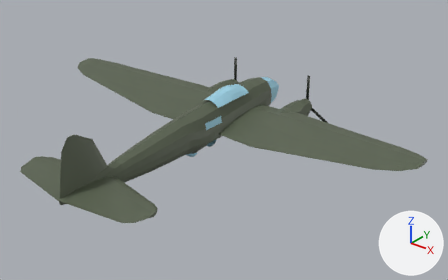
Renders of the glTF model models-src/he111_lod2.glb from each side of a commit.
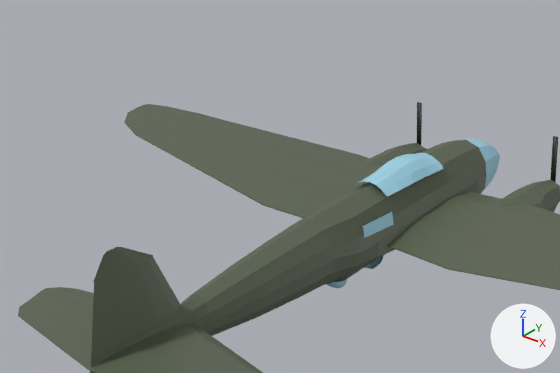
There are two pictures of each version: one whole from a camera (50 mm lens) standing at (19.5, -26.2, 13.7) and looking at (1.7, -3.9, -0.1), one close up on the part from 2% to 69% of the width and 1% to 72% of the height. Lighting does not change. The marker at lower right points along +X, +Y and +Z. The last two pictures show the newer version. Vertices at exactly the same position are counted once.

The first close-up shows 'HE111_Canopy', 'HE111_Fin', 'HE111_FinTip', 'HE111_Fuselage', 'HE111_NacL', 'HE111_NacR', 'HE111_Tailplane', 'HE111_Wing' and 4 more.
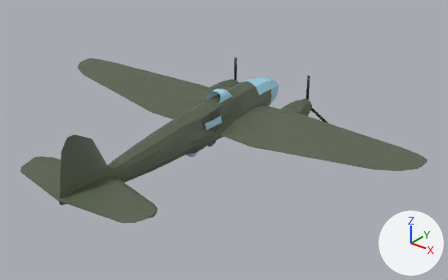
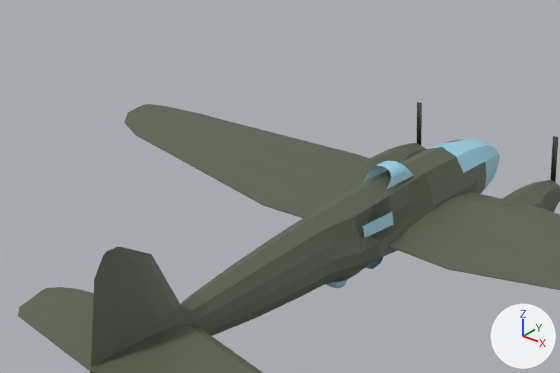
Changed parts and their boxes [x1, y1, x2, y2] in the close-ups (560 x 373 px; the box of a moved part takes in the faces that stretch with it):
'HE111_Canopy', reshaped
    before: [355, 153, 444, 238]
    after: [362, 212, 393, 238]
'HE111_DorsalHood', added (cyan)
    after: [363, 161, 414, 189]
part 1 of me_he111_canopy, deleted (cyan)
    before: [355, 153, 444, 197]
part 2 of me_he111_fuselage, moved or reshaped
    before: [353, 170, 449, 256]
    after: [353, 154, 450, 257]
part 3 of me_he111_fuselage, recoloured (greyish green to cyan)
    both: [429, 140, 485, 173]
'HE111_FinTip', unchanged, covered by the edit
    before: [93, 247, 153, 282]

What changed in the scene script:
```text
Change me_he111_canopy:
    used by ob_he111_canopy; location = (0.0, 0.0, 0.0)
    remove me_he111_canopy.from_pydata(...)  # 67 vertices, 88 faces; spans x -0.87..0.87, y -4.21..-0.41, z 0.33..1.7
    add me_he111_canopy.from_pydata(...)  # 18 vertices, 16 faces; spans x -0.87..0.87, y -4.21..-3.01, z 0.33..0.71
    me_he111_canopy part 1: the loose piece of 49 vertices spanning x -0.69..0.69, y -3.01..-0.41, z 1.12..1.7 is deleted
Change me_he111_fuselage:
    where me_he111_fuselage.from_pydata(...)  # 253 vertices, 502 faces; spans x -1.3..1.3, y -12.9..3.2, z -1.3..1.5
    used by ob_he111_fuselage; location = (0.0, 0.0, 0.0)
    me_he111_fuselage part 2: 23 of 253 vertices moved; they spanned x -1.2..1.2, y -3.6..-0.4, z -0.9..1.2 and now span x -1.3..1.3, y -3.6..-0.4, z -0.8..1.2; mean shift (0.0, 0.0, 0.0); largest move (0.8, -3.6, 0.5) -> (0.3, -3.6, 0.2)
    me_he111_fuselage part 3: 14 faces spanning x -0.8..0.8, y 0.4..1.6, z 0.8..1.5 switch from mat_he111_body (greyish green #5a6350) to mat_he111_glass (cyan #9fd4e8)
Add me_he111_dorsalhood:
    me_he111_dorsalhood.from_pydata(...)  # 60 vertices, 96 faces; spans x -0.452..0.453, y -2.8..-1.557, z 1.22..1.728
    me_he111_dorsalhood.materials.append(mat_he111_glass)  # cyan #9fd4e8
Add ob_he111_dorsalhood:
    ob_he111_dorsalhood = bpy.data.objects.new('HE111_DorsalHood', me_he111_dorsalhood)
    ob_he111_dorsalhood.location = (0.0, 0.0, 0.0)
```
